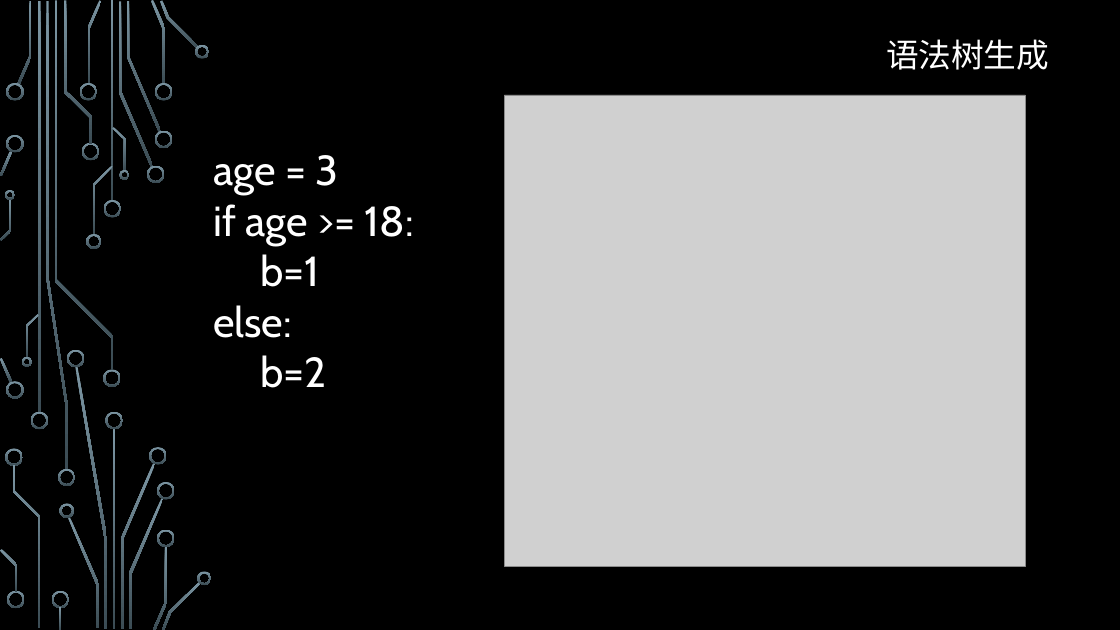
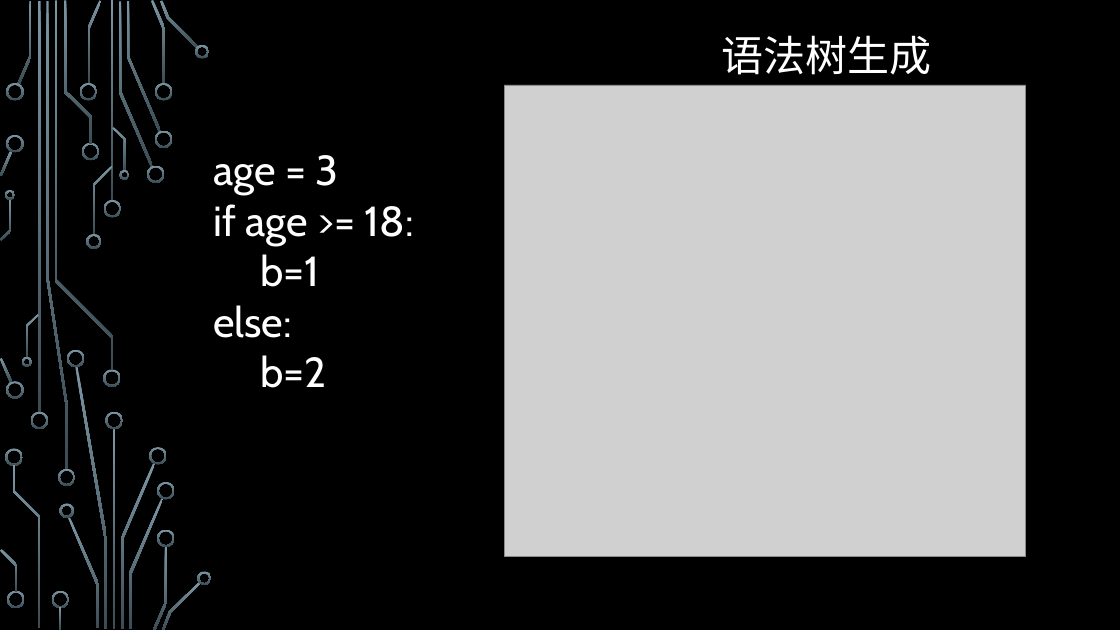
Before and after one commit to ZJUPPL2016/pyjs, a slide deck: slide 3 of 方法学展示.pptx. Drawn at 1120x630 pixels with LibreOffice and Linux fonts; fonts in the diff are those of the drawing; grey boxes stand for pictures; background and template pictures are left out. Boxes give left, top, right and bottom in pixels: in the first picture for what was removed or moved away, otherwise in the second. Text is boxed around its words. In the diff, an @@ line names an element or a change of style, - is before the commit and + after.

```diff
--- a/方法学展示.pptx
+++ b/方法学展示.pptx
@@ text "语法树生成": place and size @@
-text "语法树生成" at box(886, 39, 1049, 70)
+text "语法树生成" at box(721, 35, 931, 75)
@@ text "语法树生成" at box(721, 35, 931, 75): size 28 to 36 pt, font Cabin to Arial @@
@@ picture: place and size @@
-picture at box(505, 95, 1026, 566)
+picture at box(505, 85, 1026, 556)
```
Also in this commit, not shown: 6 other slides changed, 3 slides added, 5 slides removed.
